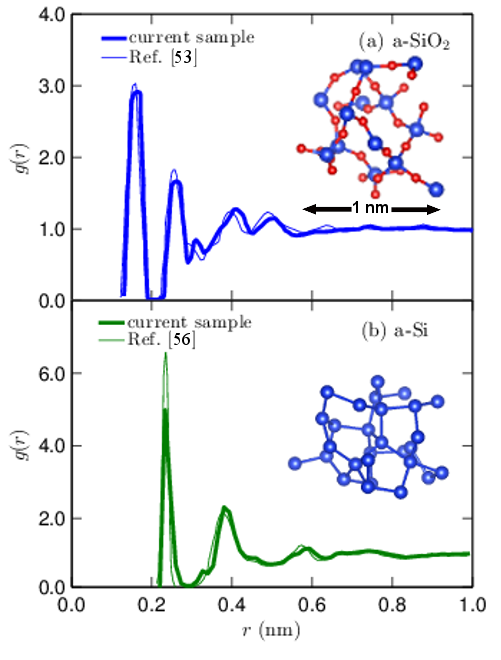
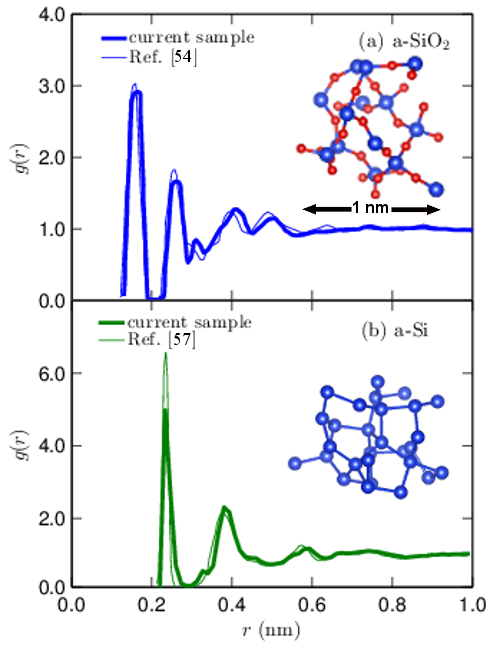
Before/after of a 501x660 layered artwork. What changed in the layer stack:
renamed "56" to "57", painted on it over 182, 333, 191, 345
renamed "53" to "54", painted on it over 175, 50, 191, 63
